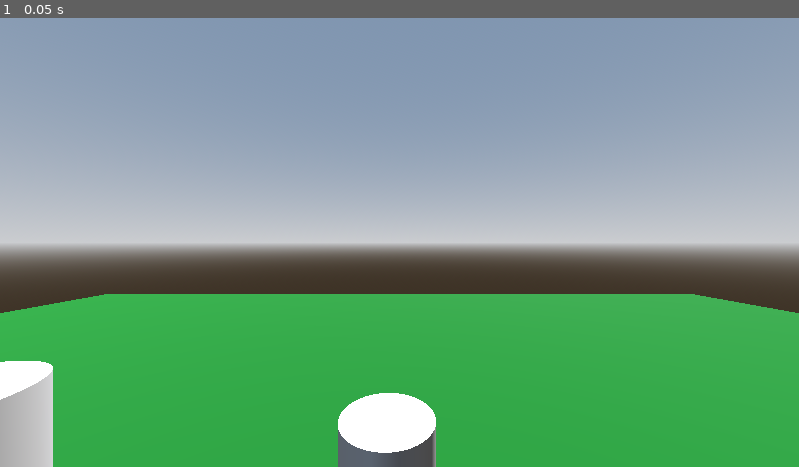
Above: before the commit, frame 1.
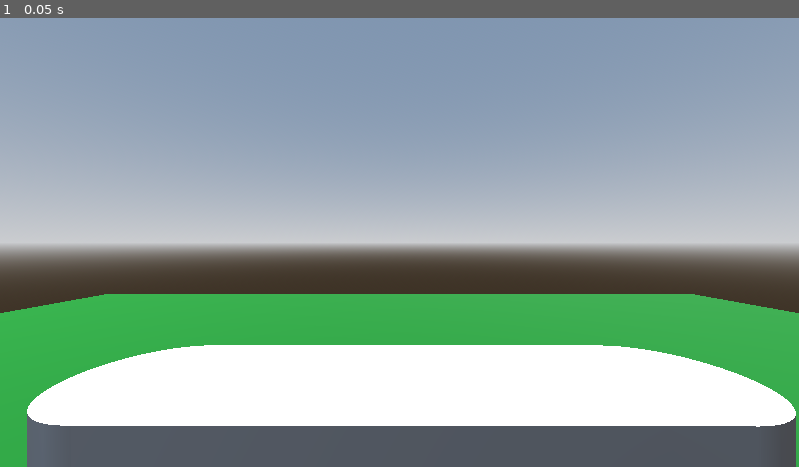
Above: after the commit, the same moment.

Repository: AlexPrada05/ProyectoFinalVR_v2
Game: Godot game, scene res://main.tscn
The game is run twice, just before and just after one commit, with the same random seed, the same clock (stepped at 60 frames per second) and the same inputs.
Inputs:
- Up to frame 1 (0.05 s): no input

The runs differ from the first frame. In frame 1, 24% of the frame differs, in the area x 0-100%, y 72-100%.

Commit message:
Mesa Central Nueva

Diff:
--- a/main.tscn
+++ b/main.tscn
@@ -1,12 +1,10 @@
-[gd_scene load_steps=17 format=3 uid="uid://dgn0xtk7rw07d"]
+[gd_scene load_steps=18 format=3 uid="uid://dgn0xtk7rw07d"]
 
 [ext_resource type="PackedScene" uid="uid://b4kad2kuba1yn" path="res://addons/godot-xr-tools/hands/scenes/lowpoly/left_hand_low.tscn" id="1_ig7tw"]
 [ext_resource type="PackedScene" uid="uid://l2n30mpbkdyw" path="res://addons/godot-xr-tools/hands/scenes/lowpoly/right_hand_low.tscn" id="2_0xm2m"]
 [ext_resource type="Script" uid="uid://dvobm6vcfnqe8" path="res://addons/godot-xr-tools/hands/poses/hand_pose_settings.gd" id="2_7mycd"]
 [ext_resource type="PackedScene" uid="uid://b4ysuy43poobf" path="res://addons/godot-xr-tools/functions/function_pickup.tscn" id="2_lquwl"]
-[ext_resource type="Material" uid="uid://djewx4xcyw0r5" path="res://addons/godot-xr-tools/materials/pointer.tres" id="3_1bvp3"]
 [ext_resource type="PackedScene" uid="uid://clc5dre31iskm" path="res://addons/godot-xr-tools/xr/start_xr.tscn" id="3_h2yge"]
-[ext_resource type="Script" uid="uid://bfrlpbsqg5lqr" path="res://addons/godot-xr-tools/objects/pickable.gd" id="6_272bh"]
 
 [sub_resource type="ProceduralSkyMaterial" id="ProceduralSkyMaterial_7dm0k"]
 sky_horizon_color = Color(0.66224277, 0.6717428, 0.6867428, 1)
@@ -40,14 +38,13 @@
 
 [sub_resource type="CylinderMesh" id="CylinderMesh_h2yge"]
 
-[sub_resource type="BoxMesh" id="BoxMesh_h2yge"]
-custom_aabb = AABB(0, 0, 0, 0, 2, 0)
-size = Vector3(5, 1, 1)
-
-[sub_resource type="BoxMesh" id="BoxMesh_1bvp3"]
+[sub_resource type="BoxMesh" id="BoxMesh_lquwl"]
 size = Vector3(3, 1, 1)
 
-[sub_resource type="BoxMesh" id="BoxMesh_lquwl"]
+[sub_resource type="BoxMesh" id="BoxMesh_7mycd"]
+size = Vector3(3, 1, 1)
+
+[sub_resource type="BoxMesh" id="BoxMesh_272bh"]
 size = Vector3(3, 1, 1)
 
 [node name="Main" type="Node3D"]
@@ -97,13 +94,23 @@
 shape = SubResource("BoxShape3D_0xm2m")
 
 [node name="EsquinaIzq" type="MeshInstance3D" parent="Ground"]
-transform = Transform3D(1, 0, 0, 0, 1, 0, 0, 0, 1, -2.5311556, 0, -1.4827925)
+transform = Transform3D(1, 0, 0, 0, 1, 0, 0, 0, 1, -1.453244, 0, -1.7773916)
 mesh = SubResource("CylinderMesh_h2yge")
 
-[node name="Mesa" type="MeshInstance3D" parent="Ground"]
-transform = Transform3D(0.5, 0, 0, 0, 0.5, 0, 0, 0, 0.5, -0.06278175, 0.39766634, -1.5052128)
-layers = 7
+[node name="EsquinaIzq" type="MeshInstance3D" parent="Ground/EsquinaIzq"]
+transform = Transform3D(1, 0, 0, 0, 1, 0, 0, 0, 1, 3.0122569, 0, 0.00570786)
 mesh = SubResource("CylinderMesh_h2yge")
-script = ExtResource("6_272bh")
+
+[node name="MesaCentral" type="MeshInstance3D" parent="Ground"]
+transform = Transform3D(1, 0, 0, 0, 1, 0, 0, 0, 1, 0.07067764, 0.5039549, -1.7720691)
+mesh = SubResource("BoxMesh_lquwl")
+
+[node name="MesaIzq" type="MeshInstance3D" parent="Ground"]
+transform = Transform3D(-0.55339164, 0, -0.8329212, 0, 1, 0, 0.8329212, 0, -0.55339164, -2.2482555, 0, -0.5581879)
+mesh = SubResource("BoxMesh_7mycd")
+
+[node name="MesaDer" type="MeshInstance3D" parent="Ground"]
+transform = Transform3D(-0.55339164, 0, 0.8329212, 0, 1, 0, -0.8329212, 0, -0.55339164, 2.3645458, 0, -0.5581876)
+mesh = SubResource("BoxMesh_272bh")
 
 [node name="StartXR" parent="." instance=ExtResource("3_h2yge")]
